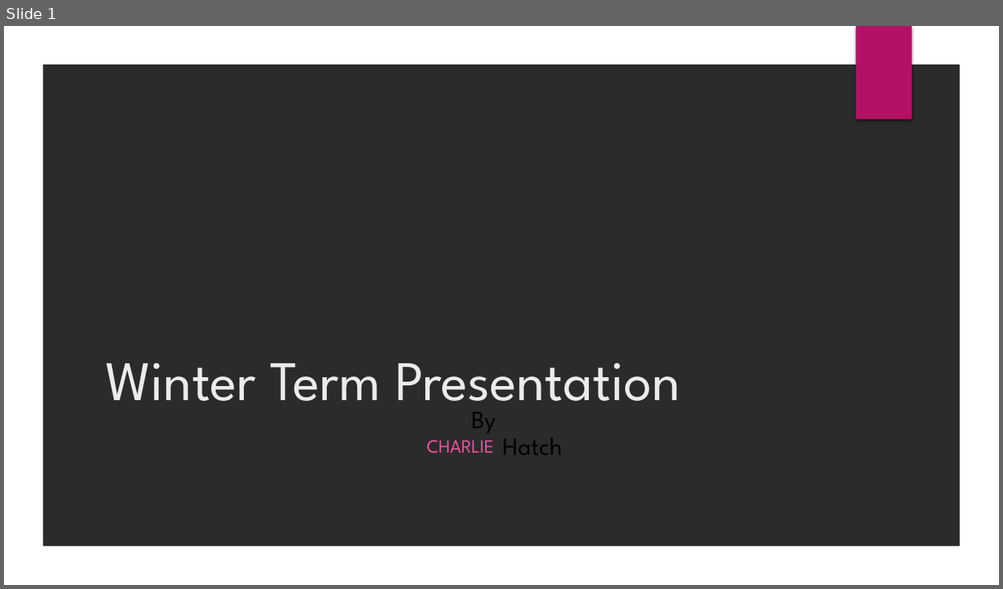
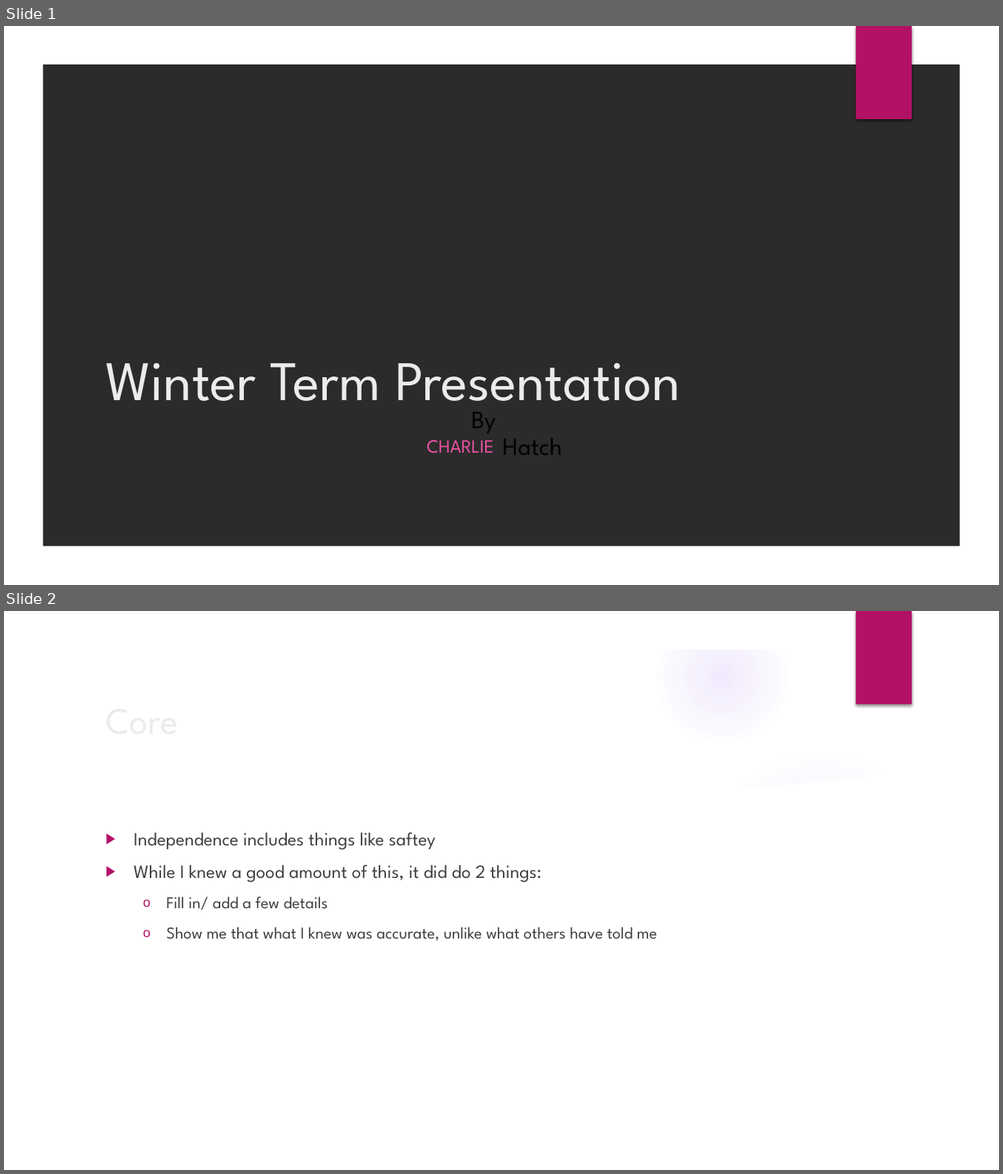
Before and after one commit to CTH-npitx/Presentations, a slide deck: Current Presentation/Winter Term Presentation.pptx. Shown one above the other, each under a label of ours: slide 1 before the commit, slides 1 and 2 after it. The pictures are 1003x589 and 1003x1174 pixels, drawn with LibreOffice and Linux fonts; fonts in the diff are those of the drawing; background and template pictures are left out; a plain dark background stands for a picture behind light text. Boxes give left, top, right and bottom in pixels: in the first picture for what was removed or moved away, otherwise in the second. Text is boxed around its words. In the diff, an @@ line names an element or a change of style, - is before the commit and + after.

```diff
--- a/Current Presentation/Winter Term Presentation.pptx
+++ b/Current Presentation/Winter Term Presentation.pptx
@@ slide 2 added at [4,611,999,1170], background picture (left out); not listed: 2 template elements that a slide beside it also shows @@
@@ title added at [98,690,813,748], 36 pt, text #EBEBEB @@
+Core
@@ group added at [4,612,967,1170]: 5 ellipses, 2 freeform shapes @@
@@ text added at [134,832,657,941], 18 pt, text #404040 @@
+▶ Independence includes things like saftey
+▶ While I knew a good amount of this, it did do 2 things:
+  o Fill in/ add a few details
+  o Show me that what I knew was accurate, unlike what others have told me
```
Also in this commit, not shown: 1 slide removed.
